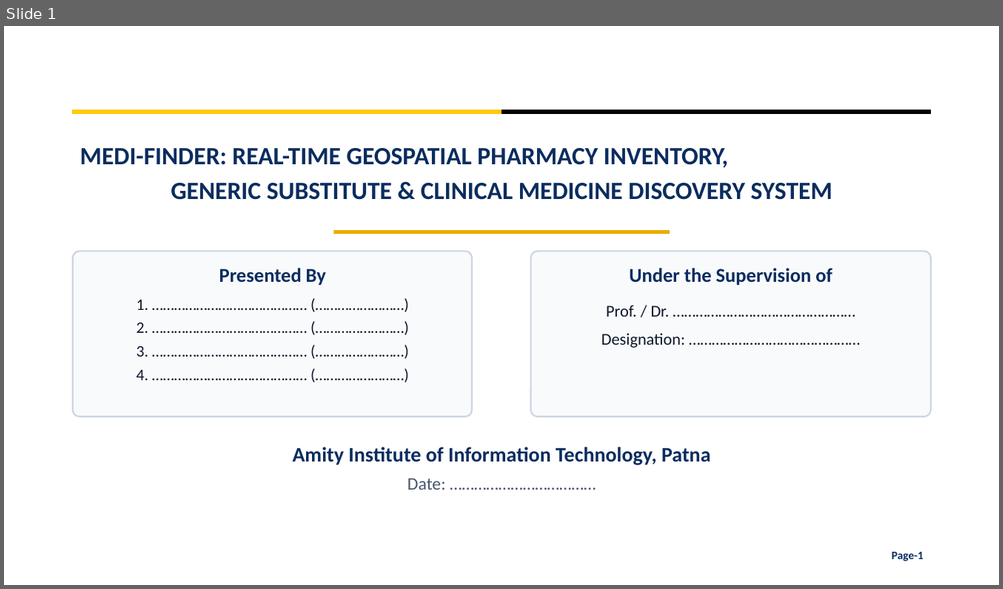
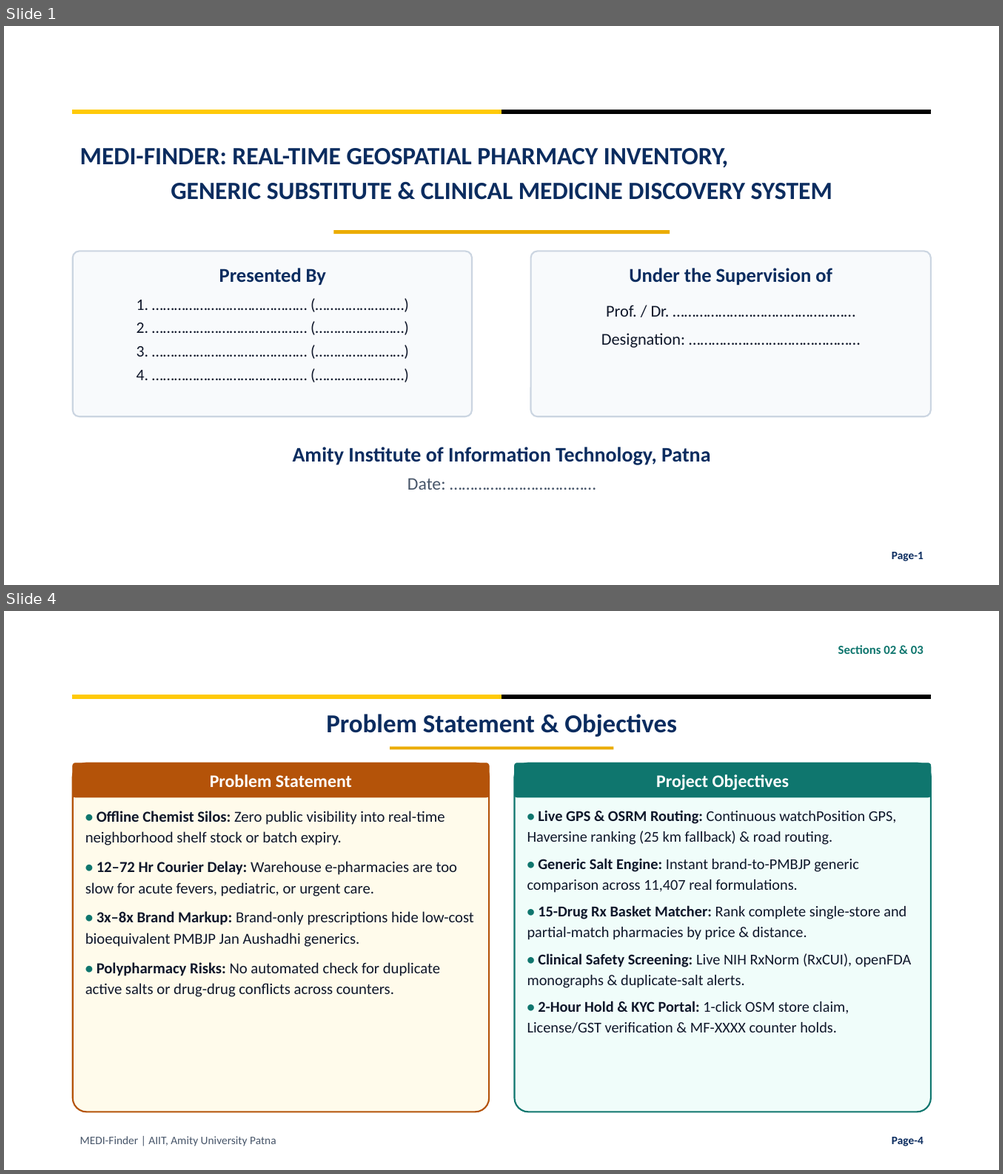
Before and after one commit to krsidhantaryan-ux/MEDI-Finder, a slide deck: MEDI_Finder_Presentation.pptx. Shown one above the other, each under a label of ours: slide 1 before the commit, slides 1 and 4 after it; the slides between them are not shown. The pictures are 1003x589 and 1003x1174 pixels, drawn with LibreOffice and Linux fonts; fonts in the diff are those of the drawing; background and template pictures are left out. Boxes give left, top, right and bottom in pixels: in the first picture for what was removed or moved away, otherwise in the second. Text is boxed around its words. In the diff, an @@ line names an element or a change of style, - is before the commit and + after.

Commit message:
Condense MEDI-Finder presentation to 10 slides for 5-7 min defense

```diff
--- a/MEDI_Finder_Presentation.pptx
+++ b/MEDI_Finder_Presentation.pptx
@@ slide 4 added at box(4, 611, 999, 1170), background #FFFFFF; not listed: 2 template elements that a slide beside it also shows @@
@@ text added at box(838, 645, 923, 654), 12 pt, text #0F766E, bold @@
+Sections 02 & 03
@@ text added at box(326, 714, 677, 737), 25 pt, text #0B2C5F, bold @@
+Problem Statement & Objectives
@@ rounded rectangle added at box(73, 763, 489, 1113), fill #FFFBEB, outline #B45309 1.5 pt @@
@@ rounded rectangle added at box(73, 763, 489, 797), fill #B45309, outline #B45309 0.5 pt, 17 pt, text #FFFFFF, bold @@
+Problem Statement
@@ rectangle added at box(390, 747, 614, 750), fill #EBAC00 @@
@@ rounded rectangle added at box(515, 763, 930, 1113), fill #F0FDFA, outline #0F766E 1.5 pt @@
@@ rounded rectangle added at box(515, 763, 930, 797), fill #0F766E, outline #0F766E 0.5 pt, 17 pt, text #FFFFFF, bold @@
+Project Objectives
@@ text added at box(527, 810, 911, 1034), 14.5 pt, text #0F172A @@
+• Live GPS & OSRM Routing: Continuous watchPosition GPS, Haversine ranking (25 km fallback) & road routing.
+• Generic Salt Engine: Instant brand-to-PMBJP generic comparison across 11,407 real formulations.
+• 15-Drug Rx Basket Matcher: Rank complete single-store and partial-match pharmacies by price & distance.
+• Clinical Safety Screening: Live NIH RxNorm (RxCUI), openFDA monographs & duplicate-salt alerts.
+• 2-Hour Hold & KYC Portal: 1-click OSM store claim, License/GST verification & MF-XXXX counter holds.
@@ text added at box(85, 811, 473, 997), 14.8 pt, text #0F172A @@
+• Offline Chemist Silos: Zero public visibility into real-time neighborhood shelf stock or batch expiry.
+• 12–72 Hr Courier Delay: Warehouse e-pharmacies are too slow for acute fevers, pediatric, or urgent care.
+• 3x–8x Brand Markup: Brand-only prescriptions hide low-cost bioequivalent PMBJP Jan Aushadhi generics.
+• Polypharmacy Risks: No automated check for duplicate active salts or drug-drug conflicts across counters.
@@ text added at box(80, 1136, 276, 1147), 11 pt, text #475569 @@
+MEDI-Finder | AIIT, Amity University Patna
@@ text added at box(891, 1137, 923, 1147), 11 pt, text #0B2C5F, bold @@
+Page-4
```
Also in this commit, not shown: 6 slides changed, 2 other slides added, 11 slides removed.
